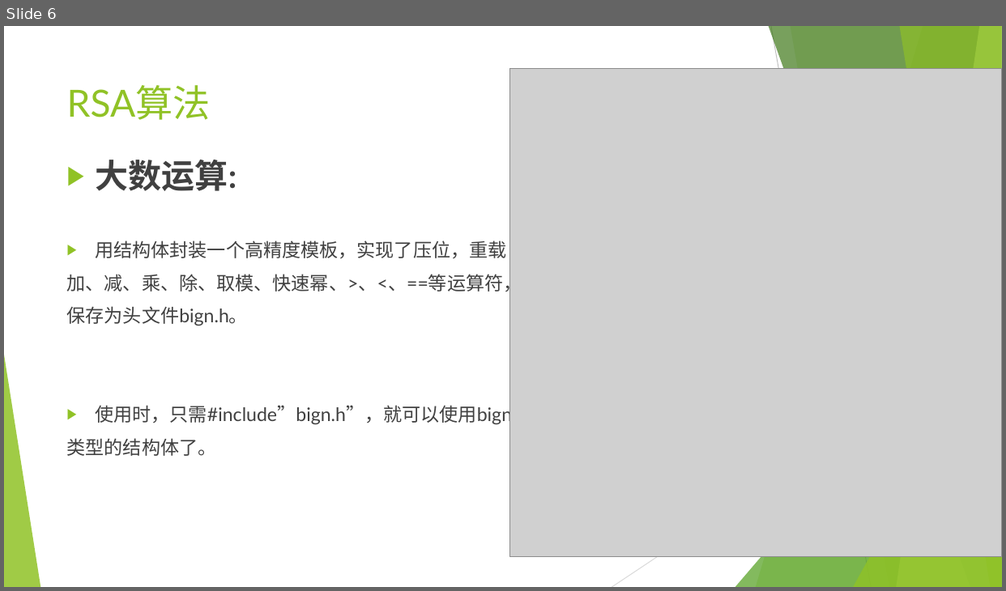
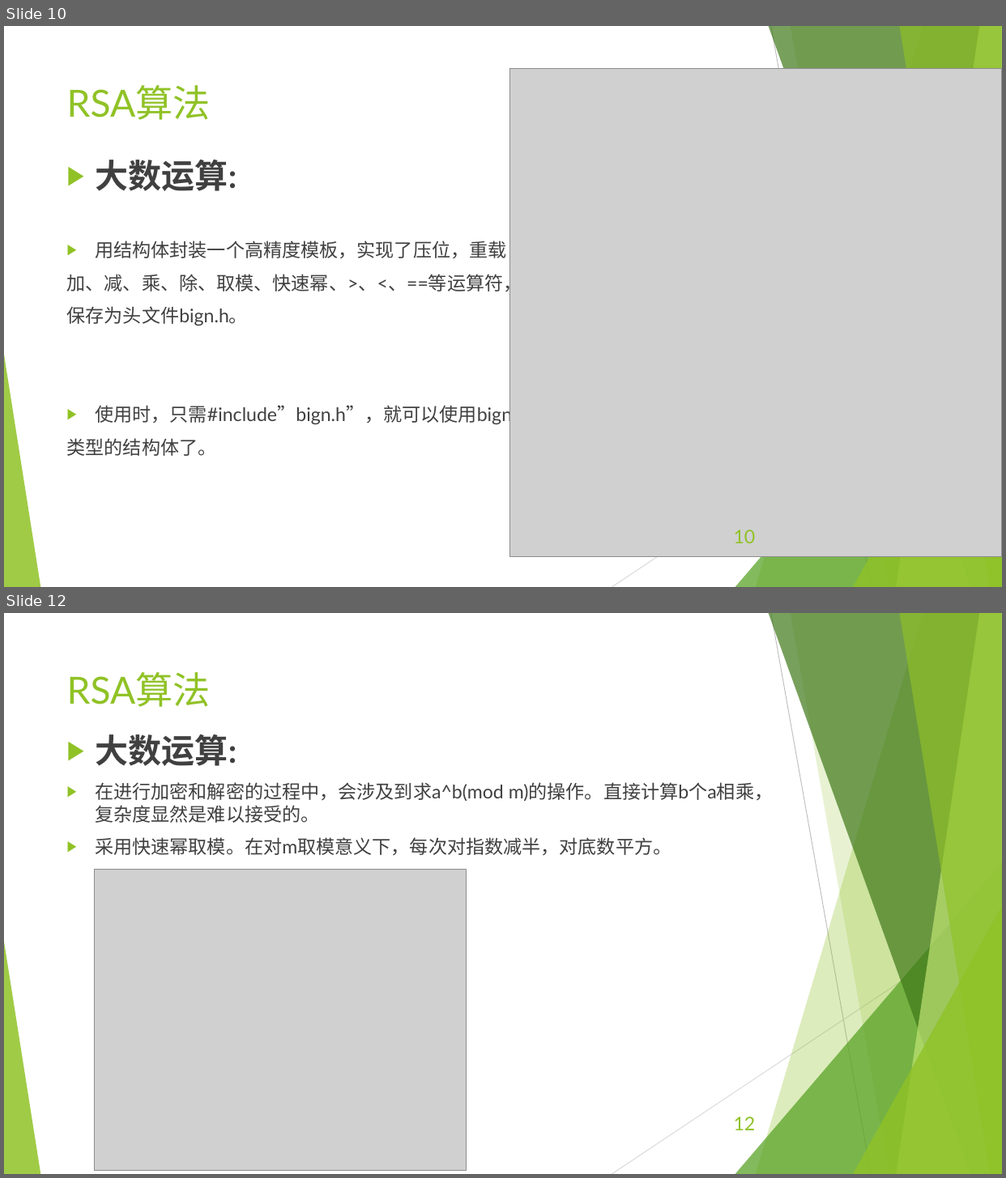
Before and after one commit to EECodingPresentation/project2, a slide deck: 展示报告.pptx. Shown one above the other, each under a label of ours: slide 6 before the commit, slides 10 and 12 after it; the slides between them are not shown. The pictures are 1006x591 and 1006x1178 pixels, drawn with LibreOffice and Linux fonts; fonts in the diff are those of the drawing; grey boxes stand for pictures. Boxes give left, top, right and bottom in pixels: in the first picture for what was removed or moved away, otherwise in the second. Text is boxed around its words. In the diff, an @@ line names an element or a change of style, - is before the commit and + after.

```diff
--- a/展示报告.pptx
+++ b/展示报告.pptx
@@ slide 12 added at (4,613,1002,1174), background #FFFFFF; not listed: 10 template elements that a slide beside it also shows @@
@@ title added at (67,672,211,707), 36 pt, text #90C226 @@
+RSA算法
@@ text added at (95,735,773,855), 18 pt, text #404040 @@
+▶ 大数运算:
+▶ 在进行加密和解密的过程中，会涉及到求a^b(mod m)的操作。直接计算b个a相乘，复杂度显然是难以接受的。
+▶ 采用快速幂取模。在对m取模意义下，每次对指数减半，对底数平方。
@@ picture added at (94,870,466,1171) @@
@@ page number added at (734,1117,756,1131), 18 pt, text #90C226 @@
+12
@@ what was slide 6 is now slide 10 @@
@@ slide 10 changed as well @@
@@ page number added at (734,530,756,544), 18 pt, text #90C226 @@
+10
```
Also in this commit, not shown: 9 other slides changed, 11 other slides added, 3 other files.
